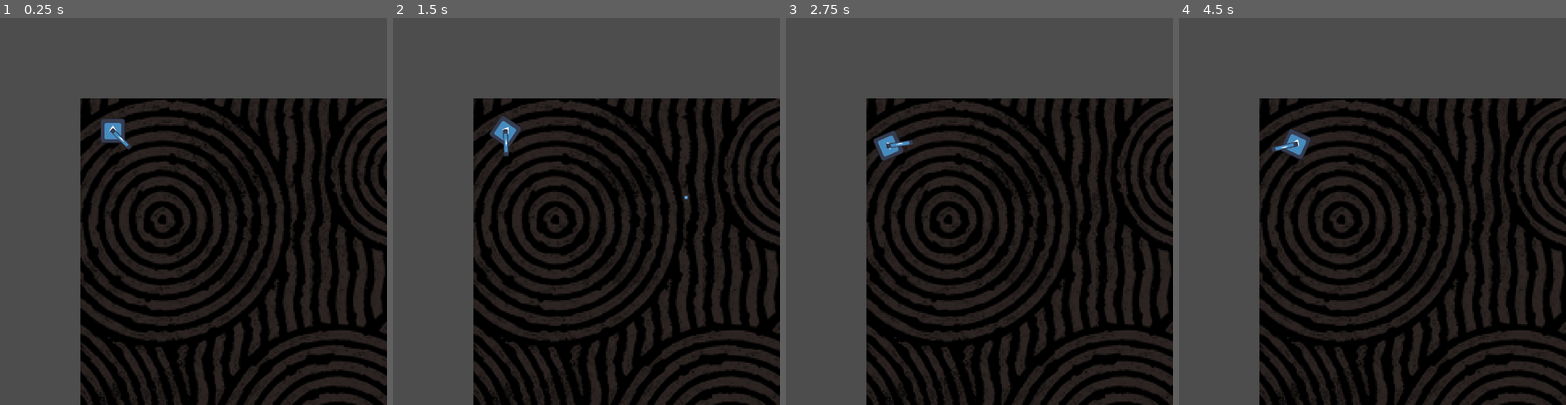
Above: before the commit, frames 1-4 (left to right).
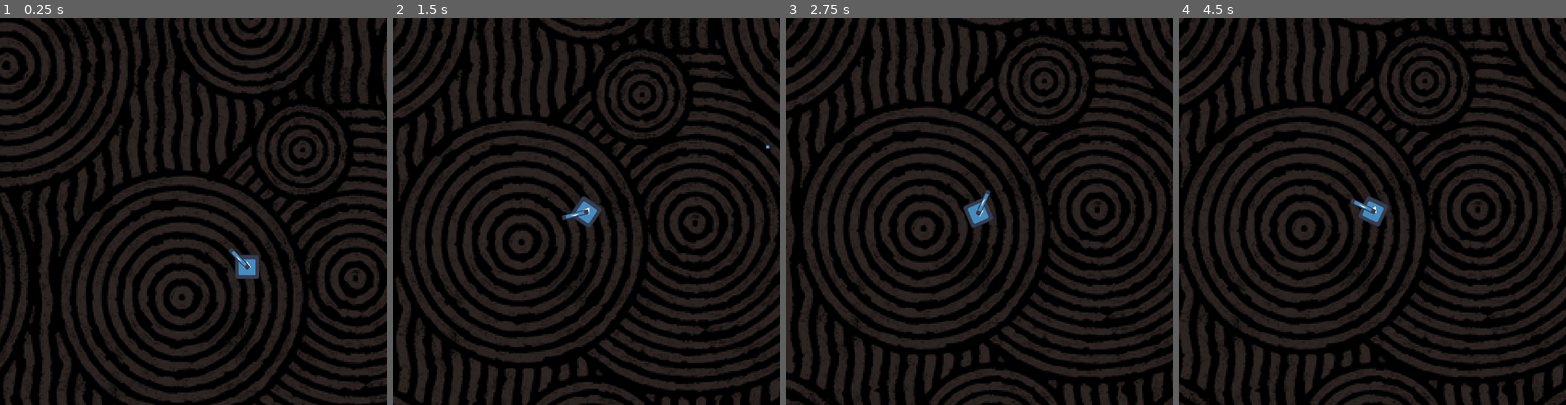
Above: after the commit, the same moments.

Repository: 4wardAerial/spaceInvaders
Game: Godot game, scene res://objects/game/game.tscn
Two runs of this game, one before a commit and one after it. Both use one fixed random seed, a clock stepped at 60 frames per second and the inputs below. The engine's default icon, where the game draws it, is replaced by a stand-in: a white triangle on a blue panel in a dark square.
Inputs (mouse positions are in pixels of both pictures, inside the frame that each line leads up to):
- Up to frame 1 (0.25 s): no input
- Up to frame 2 (1.5 s): move the mouse to (671, 192) at 0.52 s; hold D (right) 0.53-1.28 s; click (671, 192) at 0.6 s; move the mouse to (509, 230) at 1.27 s; hold S (down) from 1.28 s (still down); right-click (509, 230) at 1.35 s
- Up to frame 3 (2.75 s): move the mouse to (1018, 126) at 2.02 s; release S (down) at 2.03 s; hold D (right) from 2.03 s (still down); tap Space (special2) at 2.1 s
- Up to frame 4 (4.5 s): move the mouse to (1353, 288) at 2.77 s; release D (right) at 2.78 s; hold W (up) 2.78-3.53 s; click (1353, 288) at 2.85 s; move the mouse to (1488, 269) at 3.52 s; hold A (left) from 3.53 s (still down); right-click (1488, 269) at 3.6 s; move the mouse to (1256, 153) at 4.27 s; tap Space (special2) at 4.35 s

The runs differ from the first frame. In frame 1, 65% of the frame differs, in the area x 0-100%, y 0-100%; in frame 2, 66%; in frame 3, 66%; in frame 4, 66%.

Commit message:
Adds multiple spawn points

Diff:
--- a/objects/camera/camera.gd
+++ b/objects/camera/camera.gd
@@ -1,6 +1,6 @@
 extends Camera2D
 
-@onready var player = get_node("../player")
+@onready var player : Node2D = get_node("../player")
 
 func follow_player() -> void:
 	if player != null:
@@ -8,3 +8,6 @@
 
 func _process(delta: float) -> void:
 	follow_player()
+
+func _ready() -> void:
+	pass
--- a/objects/game/game.gd
+++ b/objects/game/game.gd
@@ -2,10 +2,15 @@
 
 var bullet_scene : PackedScene = preload("res://objects/projectiles/bullet.tscn")
 
+func _on_world_selected_spawn(posit : Marker2D) -> void:
+	$player.position = posit.position
+
 func _on_player_bullet_shot(posit : Vector2, direct : Vector2) -> void:
-	var bullet = bullet_scene.instantiate() as Area2D
+	# Creates and instance of the bullet
+	var bullet : Area2D = bullet_scene.instantiate() as Area2D
 	bullet.position = posit
 	bullet.direction = direct
+	# Drawns said bullet
 	$projectiles.add_child(bullet)
 
 func _on_player_special_1_shot() -> void:
@@ -16,6 +21,3 @@
 
 func _on_player_fell_off() -> void:
 	$player.queue_free()
-
-func _ready() -> void:
-	$player.position = Vector2(100, 100)
--- a/objects/game/game.tscn
+++ b/objects/game/game.tscn
@@ -18,6 +18,7 @@
 
 [node name="projectiles" type="Node2D" parent="."]
 
+[connection signal="selected_spawn" from="world" to="." method="_on_world_selected_spawn"]
 [connection signal="bullet_shot" from="player" to="." method="_on_player_bullet_shot"]
 [connection signal="fell_off" from="player" to="." method="_on_player_fell_off"]
 [connection signal="special_1_shot" from="player" to="." method="_on_player_special_1_shot"]
--- a/objects/player/playerBody.gd
+++ b/objects/player/playerBody.gd
@@ -31,7 +31,7 @@
 	# Makes the cannon part of the sprite follow the mouse
 	$playerTopSprite.look_at(get_global_mouse_position())
 
-func movement_input(delta: float) -> void:
+func movement_input(delta : float) -> void:
 	# Bottom part of the sprite rotates via input
 	rotation_direction = Input.get_axis("left", "right")
 	rotation += rotation_direction * ROTATION_SPEED * delta
@@ -71,11 +71,11 @@
 	if position.x < 0 or position.x > 9600 or position.y < 0 or position.y > 5400:
 		fell_off.emit()
 
-func _process(delta: float) -> void:
+func _process(delta : float) -> void:
 	check_position()
 	cannon_rotation()
 	specials_input()
 
-func _physics_process(delta: float) -> void:
+func _physics_process(delta : float) -> void:
 	movement_input(delta)
 	move_and_slide()
--- /dev/null
+++ b/objects/world/world.gd
@@ -0,0 +1,12 @@
+extends Node2D
+
+signal selected_spawn(posit)
+
+func player_random_spawn() -> Marker2D:
+	# Chooses between 4 spawn locations and returns the selected one
+	var player_markers : Array = $spawnPositions.get_children()
+	var selected_marker : Marker2D = player_markers[randi() % player_markers.size()]
+	return selected_marker
+
+func _ready() -> void:
+	selected_spawn.emit(player_random_spawn())
--- a/objects/world/world.tscn
+++ b/objects/world/world.tscn
@@ -1,10 +1,26 @@
-[gd_scene load_steps=2 format=3 uid="uid://q0rt42xv4m8w"]
+[gd_scene load_steps=3 format=3 uid="uid://q0rt42xv4m8w"]
 
+[ext_resource type="Script" path="res://objects/world/world.gd" id="1_5fib8"]
 [ext_resource type="Texture2D" uid="uid://bbryqggr8pbmj" path="res://images/bckg_totk_circles.png" id="1_ih6l5"]
 
 [node name="world" type="Node2D"]
+script = ExtResource("1_5fib8")
 
 [node name="worldBackground" type="Sprite2D" parent="."]
 position = Vector2(4800, 2700)
 scale = Vector2(5, 5)
 texture = ExtResource("1_ih6l5")
+
+[node name="spawnPositions" type="Node2D" parent="."]
+
+[node name="player1" type="Marker2D" parent="spawnPositions"]
+position = Vector2(1000, 1000)
+
+[node name="player2" type="Marker2D" parent="spawnPositions"]
+position = Vector2(1000, 4400)
+
+[node name="player3" type="Marker2D" parent="spawnPositions"]
+position = Vector2(8600, 1000)
+
+[node name="player4" type="Marker2D" parent="spawnPositions"]
+position = Vector2(8600, 4400)
